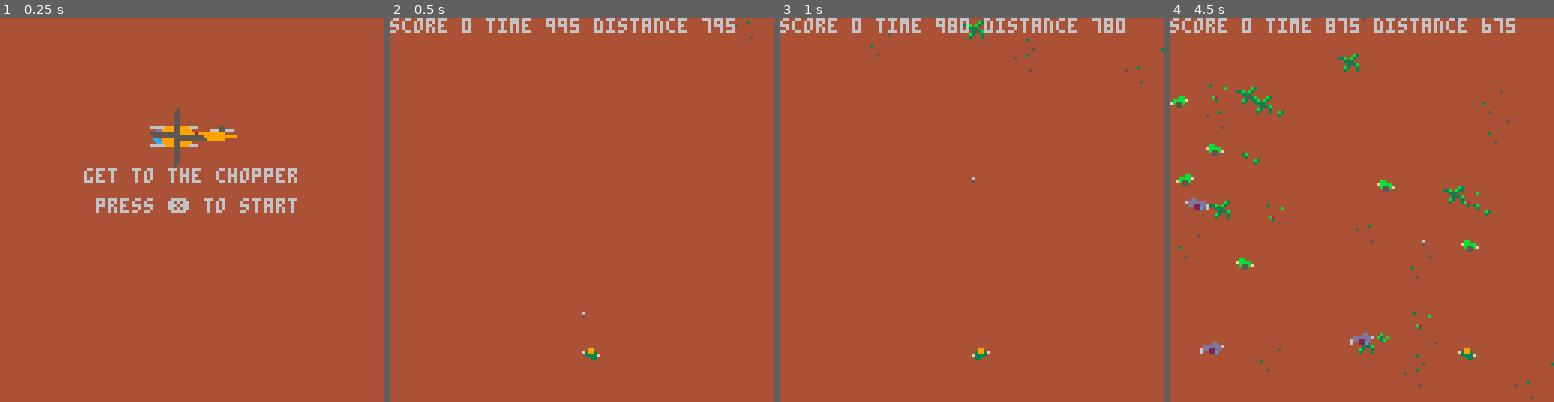
Above: before the commit, frames 1-4 (left to right).
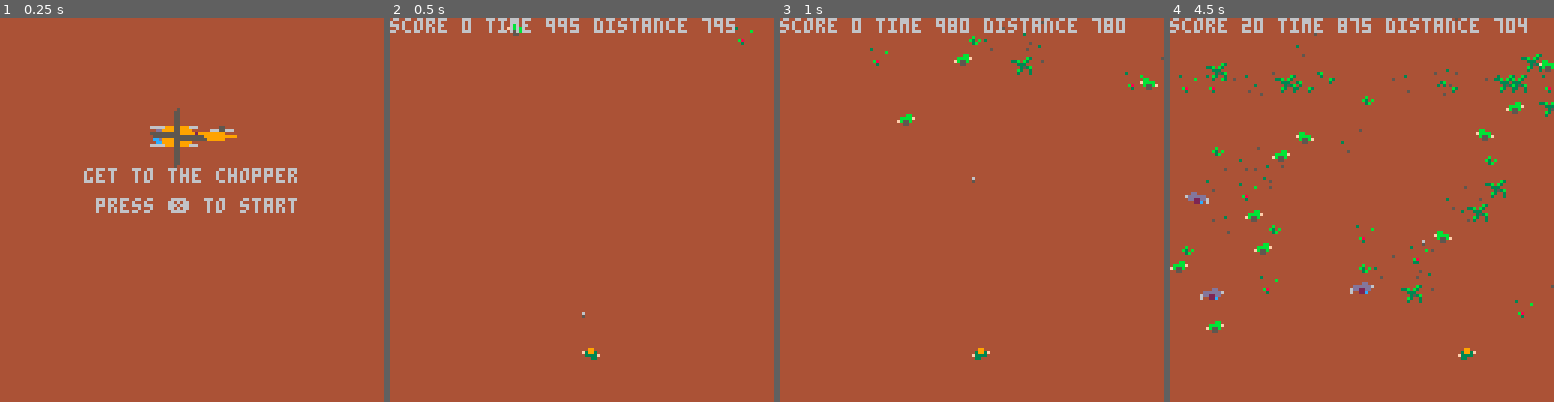
Above: after the commit, the same moments.

Repository: pond823/GetToTheChopper
Game: PICO-8 cartridge gettothechopper.p8
The game is run twice, just before and just after one commit, with the same random seed, the same clock (stepped at 60 frames per second) and the same inputs.
Inputs:
- Up to frame 1 (0.25 s): no input
- Up to frame 2 (0.5 s): tap X (X key) at 0.33 s
- Up to frame 3 (1 s): no input
- Up to frame 4 (4.5 s): tap X (X key) at 1.07, 1.85, 2.97, 4.08 s; hold Right 1.6-2.1 s; hold Right 2.47-3.03 s; hold Left 3.08-3.58 s; hold Right from 4.02 s (still down)

Frame 1 is identical in both runs. In frame 2, 0.1% of the frame differs, in the area x 30-95%, y 0-8%; in frame 3, 0.7%; in frame 4, 6.1%, in the area x 0-100%, y 0-100%.

Commit message:
More terrain and bad guys

Diff:
--- a/gettothechopper.p8
+++ b/gettothechopper.p8
@@ -92,7 +92,7 @@
 end
 
 function add_random_terrain()
-  type = flr(rnd(30)) + 40
+  type = flr(rnd(20)) + 50
 
 
   if (type >63 and type <70) then
@@ -118,7 +118,7 @@
 end
 
 function add_random_bad_guy()
-  type = flr(rnd(15))
+  type = flr(rnd(12))
   if (type == 1) then
     b = new_sprite(flr(rnd(128)),0,5,{3,4},1,0,0, 6, 4)
     add(bad_guys,b)
